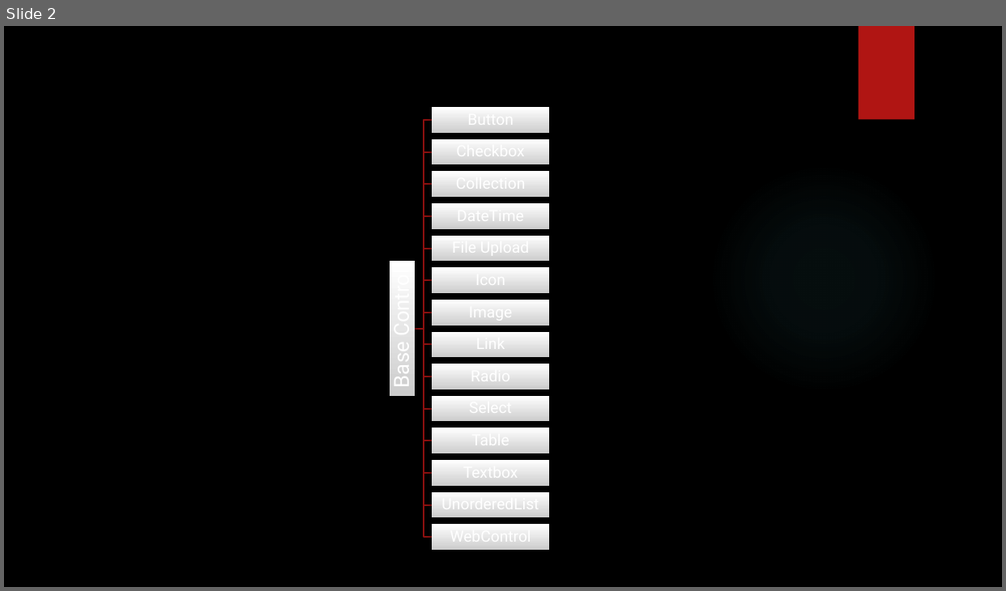
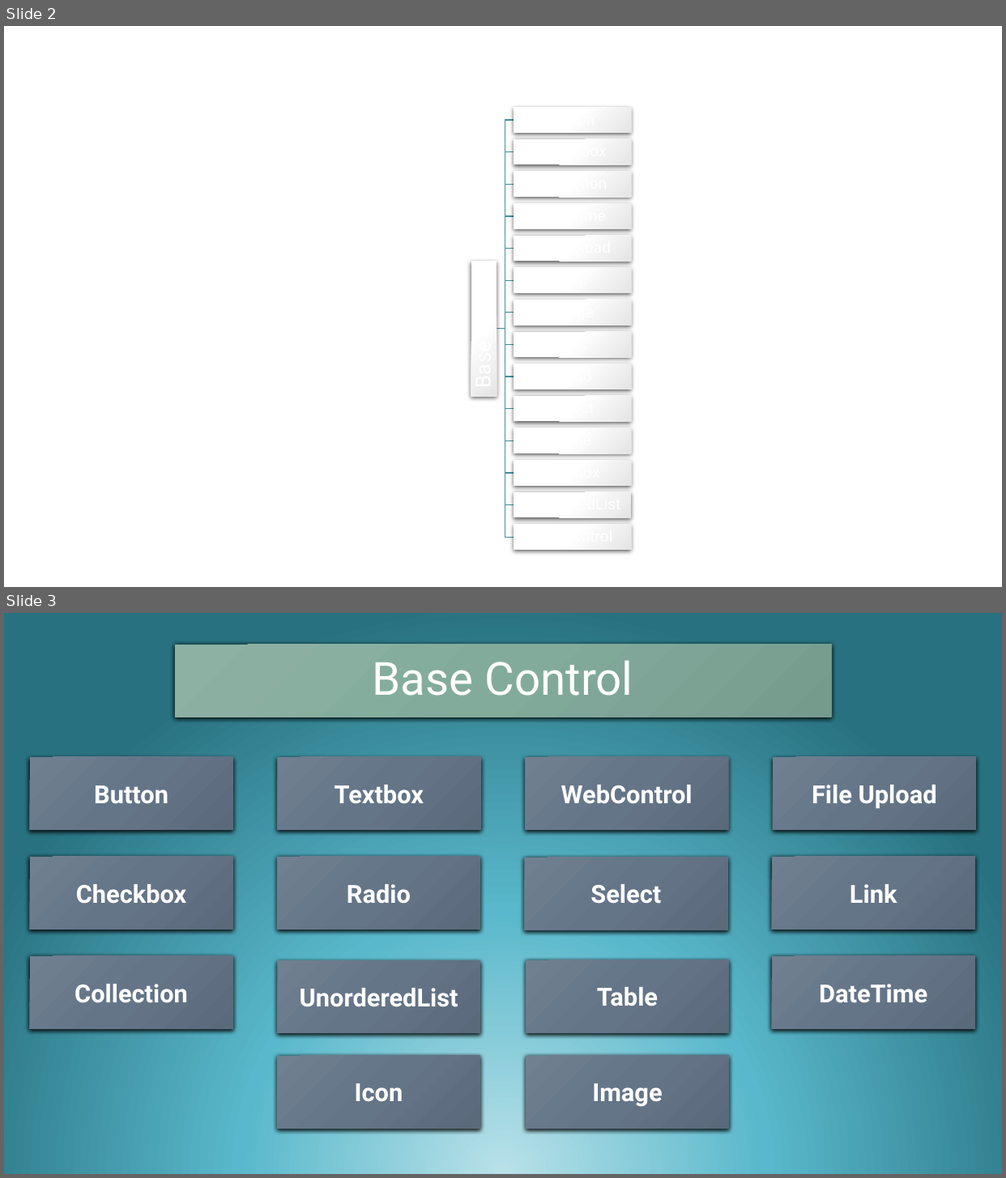
Before and after one commit to peterrexj/Selenium.Essentials, a slide deck: docs/resources/presentations/Selenium Essentials.pptx. Shown one above the other, each under a label of ours: slide 2 before the commit, slides 2 and 3 after it. The pictures are 1006x591 and 1006x1178 pixels, drawn with LibreOffice and Linux fonts; fonts in the diff are those of the drawing; background and template pictures are left out. Boxes give left, top, right and bottom in pixels: in the first picture for what was removed or moved away, otherwise in the second. Text is boxed around its words. In the diff, an @@ line names an element or a change of style, - is before the commit and + after.

```diff
--- a/docs/resources/presentations/Selenium Essentials.pptx
+++ b/docs/resources/presentations/Selenium Essentials.pptx
@@ slide 3 added at (4, 613, 1002, 1174), background gradient #B9E1E9 to #59B8CB to #287180 @@
@@ rectangle added at (175, 645, 831, 717), fill gradient #8EB2A4 to #84AC9D to #769B8D @@
@@ rectangle added at (175, 645, 831, 717), fill gradient #8EB2A4 to #84AC9D to #769B8D, 44 pt, text #FFFFFF @@
+Base Control
@@ rectangle added at (29, 757, 233, 830), fill gradient #718091 to #657689 to #5B6A7B @@
@@ rectangle added at (29, 757, 233, 830), fill gradient #718091 to #657689 to #5B6A7B, 24 pt, text #FFFFFF, bold @@
+Button
@@ rectangle added at (277, 757, 481, 830), fill gradient #718091 to #657689 to #5B6A7B @@
@@ rectangle added at (277, 757, 481, 830), fill gradient #718091 to #657689 to #5B6A7B, 24 pt, text #FFFFFF, bold @@
+Textbox
@@ rectangle added at (525, 757, 729, 830), fill gradient #718091 to #657689 to #5B6A7B @@
@@ rectangle added at (525, 757, 729, 830), fill gradient #718091 to #657689 to #5B6A7B, 24 pt, text #FFFFFF, bold @@
+WebControl
@@ rectangle added at (773, 757, 977, 830), fill gradient #718091 to #657689 to #5B6A7B @@
@@ rectangle added at (773, 757, 977, 830), fill gradient #718091 to #657689 to #5B6A7B, 24 pt, text #FFFFFF, bold @@
+File Upload
@@ rectangle added at (29, 857, 233, 930), fill gradient #718091 to #657689 to #5B6A7B @@
@@ rectangle added at (29, 857, 233, 930), fill gradient #718091 to #657689 to #5B6A7B, 24 pt, text #FFFFFF, bold @@
+Checkbox
@@ rectangle added at (277, 857, 481, 930), fill gradient #718091 to #657689 to #5B6A7B @@
@@ rectangle added at (277, 857, 481, 930), fill gradient #718091 to #657689 to #5B6A7B, 24 pt, text #FFFFFF, bold @@
+Radio
@@ rectangle added at (524, 857, 728, 930), fill gradient #718091 to #657689 to #5B6A7B @@
@@ rectangle added at (524, 857, 728, 930), fill gradient #718091 to #657689 to #5B6A7B, 24 pt, text #FFFFFF, bold @@
+Select
@@ rectangle added at (772, 857, 976, 930), fill gradient #718091 to #657689 to #5B6A7B @@
@@ rectangle added at (772, 857, 976, 930), fill gradient #718091 to #657689 to #5B6A7B, 24 pt, text #FFFFFF, bold @@
+Link
@@ rectangle added at (29, 956, 233, 1029), fill gradient #718091 to #657689 to #5B6A7B @@
@@ rectangle added at (29, 956, 233, 1029), fill gradient #718091 to #657689 to #5B6A7B, 24 pt, text #FFFFFF, bold @@
+Collection
@@ rectangle added at (277, 960, 480, 1033), fill gradient #718091 to #657689 to #5B6A7B @@
@@ rectangle added at (277, 960, 480, 1033), fill gradient #718091 to #657689 to #5B6A7B, 24 pt, text #FFFFFF, bold @@
+UnorderedList
@@ rectangle added at (526, 960, 730, 1033), fill gradient #718091 to #657689 to #5B6A7B @@
@@ rectangle added at (526, 960, 730, 1033), fill gradient #718091 to #657689 to #5B6A7B, 24 pt, text #FFFFFF, bold @@
+Table
@@ rectangle added at (772, 956, 976, 1029), fill gradient #718091 to #657689 to #5B6A7B @@
@@ rectangle added at (772, 956, 976, 1029), fill gradient #718091 to #657689 to #5B6A7B, 24 pt, text #FFFFFF, bold @@
+DateTime
@@ rectangle added at (277, 1056, 481, 1129), fill gradient #718091 to #657689 to #5B6A7B @@
@@ rectangle added at (277, 1056, 481, 1129), fill gradient #718091 to #657689 to #5B6A7B, 24 pt, text #FFFFFF, bold @@
+Icon
@@ rectangle added at (526, 1056, 730, 1129), fill gradient #718091 to #657689 to #5B6A7B @@
@@ rectangle added at (526, 1056, 730, 1129), fill gradient #718091 to #657689 to #5B6A7B, 24 pt, text #FFFFFF, bold @@
+Image
@@ slide 2 changed as well @@
@@ background picture (left out) to #FFFFFF @@
@@ rectangle removed at (859, 26, 914, 120) @@
@@ outline #8D110F 1.5 pt to #4090A0 1 pt in 14 elements at (496, 328, 513, 473), (496, 328, 513, 441), (496, 328, 513, 408), (496, 313, 513, 328), (496, 216, 513, 328), (496, 328, 513, 537), (496, 328, 513, 506), (496, 328, 513, 377), (496, 328, 513, 344), (496, 280, 513, 328), (496, 248, 513, 328), (496, 184, 513, 328), (496, 152, 513, 329), (496, 120, 513, 329) @@
@@ ellipse removed at (709, 163, 939, 394) @@
@@ group removed at (441, 109, 539, 546): 14 texts @@
-Button
-Checkbox
-Collection
-DateTime
-File Upload
-Icon
-Image
-Link
-Radio
-Select
-Table
-Textbox
-UnorderedList
-WebControl
@@ 15 rectangles, 14 freeform shapes, 1 text: place and size @@
-15 rectangles, 14 freeform shapes, 1 text at (387, 107, 550, 550)
+15 rectangles, 14 freeform shapes, 1 text at (469, 107, 632, 550)
@@ fill gradient #FFFFFF to #CDCDCD to gradient #FFFFFF to #E5E5E5; shadow changed in 15 elements at (471, 261, 497, 396), (513, 107, 632, 132), (513, 139, 632, 165), (513, 171, 632, 197), (513, 203, 632, 228), (513, 236, 632, 261), (513, 268, 632, 293), (513, 300, 632, 326), (513, 332, 632, 357), (513, 365, 632, 390), (513, 396, 632, 421), (513, 428, 632, 454), (513, 460, 632, 485), (513, 493, 632, 518), (513, 525, 632, 550) @@
```
Also in this commit, not shown: 1 other slide changed, 1 other slide added, 4 other files.
